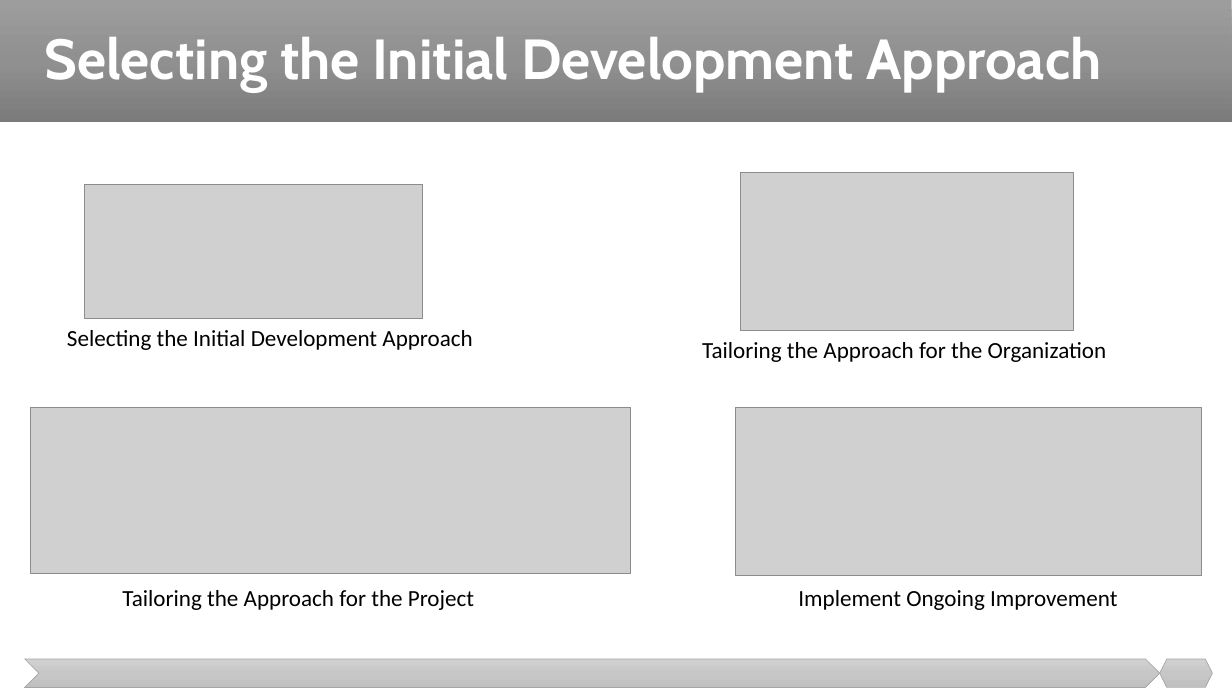
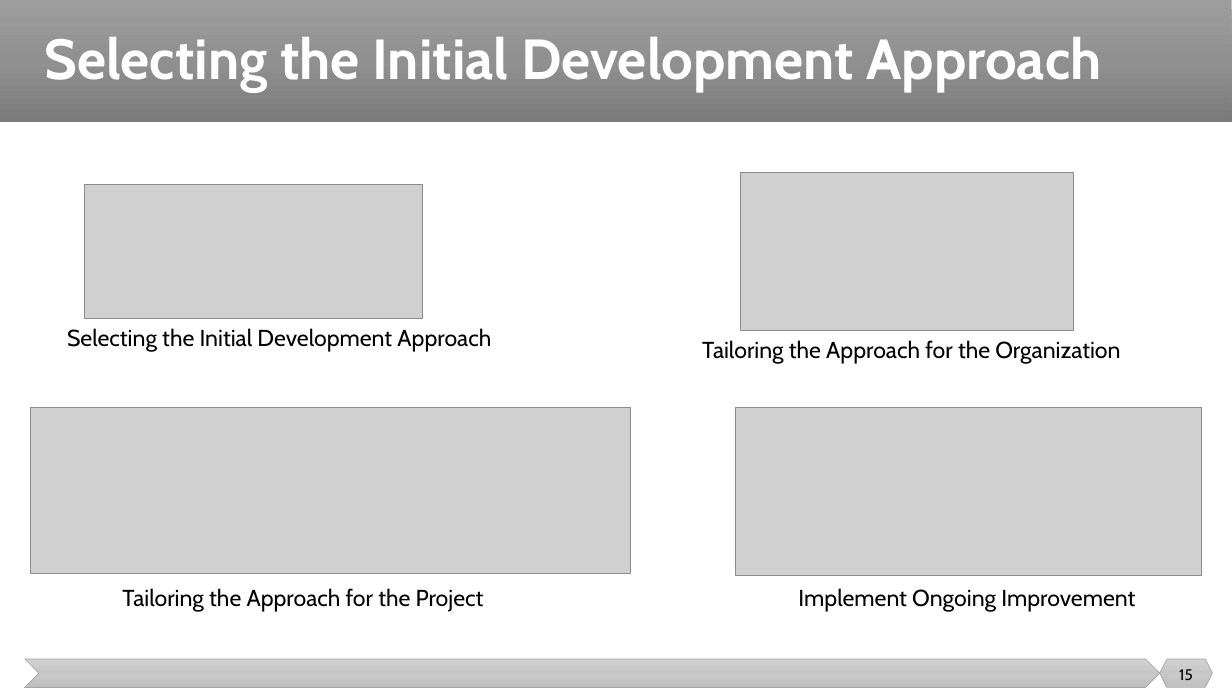
Before and after one commit to malenezi/malenezi, a slide deck: slide 15 of SE423/Lectures/1-Introduction/Tailoring, Models, Methods, and Artifacts.pptx. Drawn at 1232x693 pixels with LibreOffice and Linux fonts; fonts in the diff are those of the drawing; grey boxes stand for pictures. Boxes give left, top, right and bottom in pixels: in the first picture for what was removed or moved away, otherwise in the second. Text is boxed around its words. In the diff, an @@ line names an element or a change of style, - is before the commit and + after.

```diff
--- a/SE423/Lectures/1-Introduction/Tailoring, Models, Methods, and Artifacts.pptx
+++ b/SE423/Lectures/1-Introduction/Tailoring, Models, Methods, and Artifacts.pptx
@@ font Calibri to Cabin in 4 elements at box(67, 328, 491, 352), box(122, 588, 484, 612), box(798, 588, 1135, 612), box(702, 340, 1120, 364) @@
@@ page number added at box(1179, 669, 1193, 680), 12 pt, text #000000 @@
+15
```
Also in this commit, not shown: 40 other slides changed.
